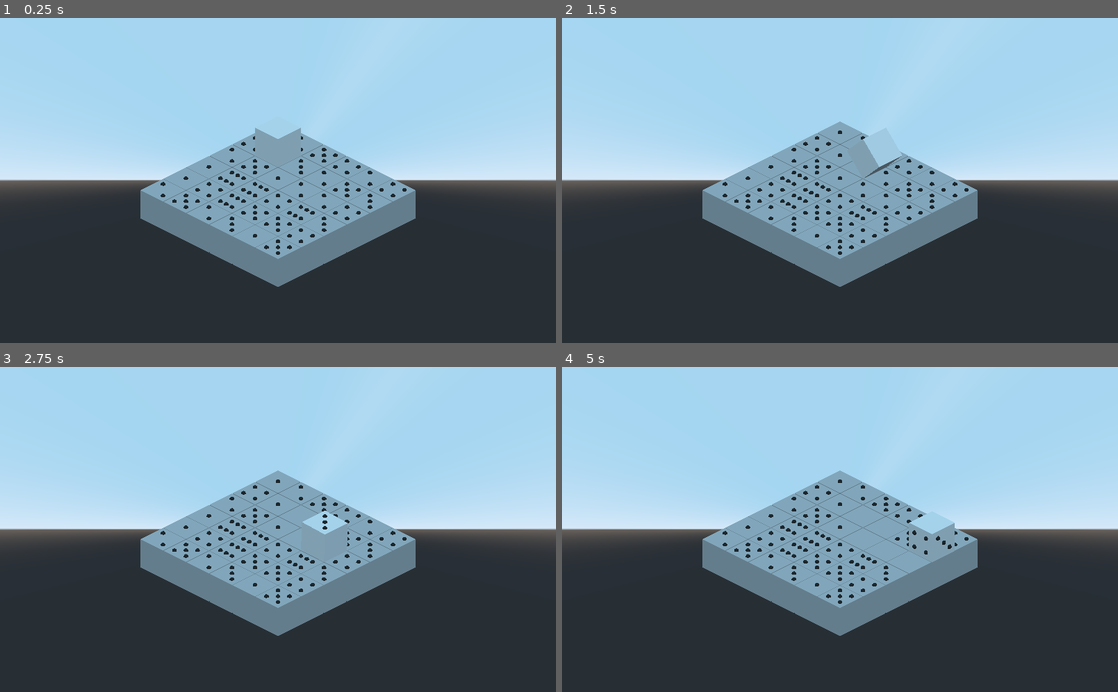
Above: before the commit, frames 1-4 (two rows, left to right).
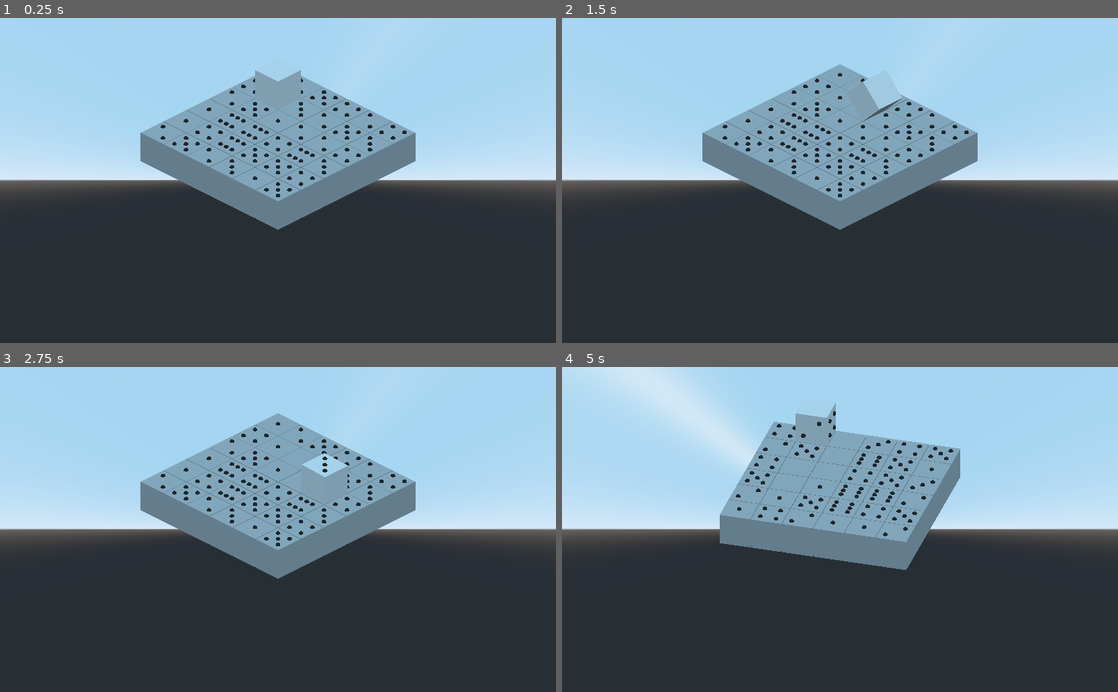
Above: after the commit, the same moments.

Repository: suaveware/gmtk-jam-2022
Game: Godot game, scene res://Main.tscn
Two runs of this game, one before a commit and one after it. Both use one fixed random seed, a clock stepped at 60 frames per second and the inputs below.
Inputs:
- Up to frame 1 (0.25 s): no input
- Up to frame 2 (1.5 s): tap Enter at 0.5 s; hold D (roll_right) 0.53-1.28 s; hold S (roll_down) from 1.28 s (still down)
- Up to frame 3 (2.75 s): release S (roll_down) at 2.03 s; hold D (roll_right) from 2.03 s (still down)
- Up to frame 4 (5 s): release D (roll_right) at 2.78 s; hold W (roll_up) 2.78-3.53 s; hold Q (rotate_left, bound only after the commit) from 3.53 s (still down)

The runs differ from the first frame. In frame 1, 20% of the frame differs, in the area x 25-75%, y 16-83%; in frame 2, 20%; in frame 3, 20%; in frame 4, 23%, in the area x 2-75%, y 0-83%.

Commit message:
rotation implemented

Diff:
--- a/Main.gd
+++ b/Main.gd
@@ -4,11 +4,12 @@
 onready var grid = get_node("Grid")
 
 var level = preload("res://src/levels/tutorial.tres")
+var has_won := false
 
 var player_movements = [
 	{input = "roll_up", direction = Vector3.FORWARD},
+	{input = "roll_right", direction = Vector3.RIGHT},
 	{input = "roll_down", direction = Vector3.BACK},
-	{input = "roll_right", direction = Vector3.RIGHT},
 	{input = "roll_left", direction = Vector3.LEFT}
 ]
 
@@ -19,3 +20,25 @@
 	for movement in player_movements:
 		if Input.is_action_pressed(movement.input) and grid.player_can_roll(movement.direction):
 			$Player.roll(movement.direction)
+
+
+func _on_Player_moved(direction) -> void:
+	if $Player.has_good_faces():
+		has_won = true
+
+
+func _on_CameraPivot_rotated(direction: String) -> void:
+	match direction:
+		"left":
+			var last_movement = player_movements[3].input
+			player_movements[3].input = player_movements[2].input
+			player_movements[2].input = player_movements[1].input
+			player_movements[1].input = player_movements[0].input
+			player_movements[0].input = last_movement
+
+		"right":
+			var first_movement = player_movements[0].input
+			player_movements[0].input = player_movements[1].input
+			player_movements[1].input = player_movements[2].input
+			player_movements[2].input = player_movements[3].input
+			player_movements[3].input = first_movement
--- a/Main.tscn
+++ b/Main.tscn
@@ -1,7 +1,8 @@
-[gd_scene load_steps=5 format=2]
+[gd_scene load_steps=6 format=2]
 
 [ext_resource path="res://src/Player/Player.gd" type="Script" id=1]
 [ext_resource path="res://src/classes/Grid.gd" type="Script" id=2]
+[ext_resource path="res://src/classes/CameraPivot.gd" type="Script" id=3]
 [ext_resource path="res://Main.gd" type="Script" id=4]
 
 [sub_resource type="SpatialMaterial" id=2]
@@ -12,16 +13,16 @@
 [node name="Grid" type="Spatial" parent="."]
 script = ExtResource( 2 )
 
-[node name="Camera2" type="Camera" parent="."]
-transform = Transform( 1, 0, 0, 0, 1, 0, 0, 0, 1, 0, 1.87376, 14.2098 )
-projection = 1
-size = 10.0
+[node name="CameraPivot" type="Spatial" parent="."]
+script = ExtResource( 3 )
 
-[node name="Camera" type="Camera" parent="."]
-transform = Transform( 0.707107, -0.353553, 0.612373, 0, 0.866026, 0.5, -0.707107, -0.353553, 0.612373, 39.6489, 29.9864, 39.6489 )
+[node name="Camera" type="Camera" parent="CameraPivot"]
+transform = Transform( 0.707107, -0.353553, 0.612373, 0, 0.866026, 0.499999, -0.707107, -0.353553, 0.612373, 39.6489, 29.9864, 39.6489 )
 projection = 1
 current = true
 size = 20.0
+
+[node name="Tween" type="Tween" parent="CameraPivot"]
 
 [node name="Player" type="Spatial" parent="."]
 transform = Transform( 1, 0, 0, 0, 1, 0, 0, 0, 1, 0, 1, 0 )
@@ -55,5 +56,7 @@
 [node name="Down" type="Position3D" parent="Player/Pivot/Rotator/Mesh"]
 transform = Transform( 1, 0, 0, 0, 1, 0, 0, 0, 1, 0, -1, 0 )
 
+[connection signal="rotated" from="CameraPivot" to="." method="_on_CameraPivot_rotated"]
+[connection signal="moved" from="Player" to="." method="_on_Player_moved"]
 [connection signal="moved" from="Player" to="Grid" method="_on_Player_moved"]
 [connection signal="tween_step" from="Player/Tween" to="Player" method="_on_Tween_tween_step"]
--- a/project.godot
+++ b/project.godot
@@ -50,6 +50,18 @@
 , Object(InputEventKey,"resource_local_to_scene":false,"resource_name":"","device":0,"alt":false,"shift":false,"control":false,"meta":false,"command":false,"pressed":false,"scancode":16777234,"physical_scancode":0,"unicode":0,"echo":false,"script":null)
  ]
 }
+rotate_left={
+"deadzone": 0.5,
+"events": [ Object(InputEventKey,"resource_local_to_scene":false,"resource_name":"","device":0,"alt":false,"shift":false,"control":false,"meta":false,"command":false,"pressed":false,"scancode":81,"physical_scancode":0,"unicode":0,"echo":false,"script":null)
+, Object(InputEventKey,"resource_local_to_scene":false,"resource_name":"","device":0,"alt":false,"shift":false,"control":false,"meta":false,"command":false,"pressed":false,"scancode":75,"physical_scancode":0,"unicode":0,"echo":false,"script":null)
+ ]
+}
+rotate_right={
+"deadzone": 0.5,
+"events": [ Object(InputEventKey,"resource_local_to_scene":false,"resource_name":"","device":0,"alt":false,"shift":false,"control":false,"meta":false,"command":false,"pressed":false,"scancode":69,"physical_scancode":0,"unicode":0,"echo":false,"script":null)
+, Object(InputEventKey,"resource_local_to_scene":false,"resource_name":"","device":0,"alt":false,"shift":false,"control":false,"meta":false,"command":false,"pressed":false,"scancode":76,"physical_scancode":0,"unicode":0,"echo":false,"script":null)
+ ]
+}
 
 [physics]
 
--- a/src/Player/Player.gd
+++ b/src/Player/Player.gd
@@ -47,6 +47,17 @@
 
 	emit_signal("moved", dir)
 
+func has_good_faces() -> bool:
+	if face_values.Left + face_values.Right != 7:
+		return false
+
+	if face_values.Up + face_values.Down != 7:
+		return false
+
+	if face_values.Forward + face_values.Back != 7:
+		return false
+
+	return true
 
 func _on_Tween_tween_step(_object, _key, _elapsed, _value):
 	pivot.transform = pivot.transform.orthonormalized()
--- /dev/null
+++ b/src/classes/Camera.gd
@@ -0,0 +1,15 @@
+extends Camera
+
+
+func _ready() -> void:
+	pass
+
+
+func rotate_right() -> void:
+
+	pass
+
+
+func rotate_left() -> void:
+
+	pass
--- /dev/null
+++ b/src/classes/CameraPivot.gd
@@ -0,0 +1,45 @@
+extends Spatial
+
+signal rotated
+
+var rotation_duration := 1
+
+func _process(delta: float) -> void:
+	if Input.is_action_pressed("rotate_right"):
+		rotate_right()
+	if Input.is_action_pressed("rotate_left"):
+		rotate_left()
+
+func rotate_right() -> void:
+	if $Tween.is_active():
+		return
+
+	$Tween.interpolate_property(
+		self,
+		"rotation:y",
+		rotation.y,
+		rotation.y + PI / 2,
+		rotation_duration,
+		$Tween.TRANS_QUAD,
+		$Tween.EASE_IN_OUT
+	)
+	$Tween.start()
+	emit_signal("rotated", "right")
+	pass
+
+func rotate_left() -> void:
+	if $Tween.is_active():
+		return
+
+	$Tween.interpolate_property(
+		self,
+		"rotation:y",
+		rotation.y,
+		rotation.y - PI / 2,
+		rotation_duration,
+		$Tween.TRANS_QUAD,
+		$Tween.EASE_IN_OUT
+	)
+	$Tween.start()
+	emit_signal("rotated", "left")
+	pass
--- a/src/classes/Grid.gd
+++ b/src/classes/Grid.gd
@@ -18,6 +18,8 @@
 			positions[Vector2(i, j)] = {}
 
 func _ready() -> void:
+	translation.x -= width *  tile_size / 2 - tile_size / 2
+	translation.z -= width *  tile_size / 2 - tile_size / 2
 	pass
 
 
@@ -26,7 +28,7 @@
 		for tile in level.Tiles:
 			instantiate_tile(tile.x, tile.y, tile.z)
 		player_grid_position = level.StartPosition
-		player.translation = Vector3(level.StartPosition.x* tile_size,1,level.StartPosition.y* tile_size)
+		player.translation = Vector3(level.StartPosition.x* tile_size,1,level.StartPosition.y* tile_size) + translation
 	for i in range(0, width):
 		for j in range(0, height):
 			if(!positions[Vector2(i, j)]):
@@ -37,7 +39,7 @@
 func instantiate_tile(x: int, y: int, value: int):
 	var new_tile = tile.instance()
 	new_tile.value = value
-	get_parent().call_deferred("add_child", new_tile)
+	call_deferred("add_child", new_tile)
 	new_tile.translation = (Vector3(x, 0, y) * tile_size)
 	positions[Vector2(x, y)] = new_tile
 
